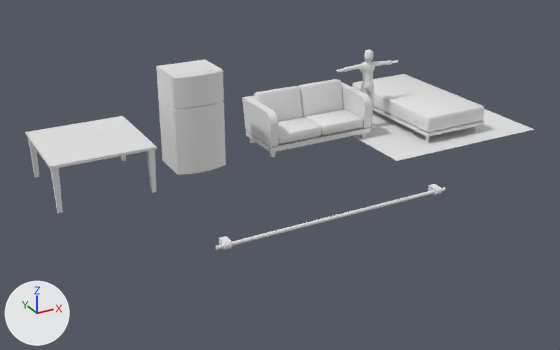
The FBX model Assets/Personal/furniture.fbx, before and after one commit.
Camera for both pictures: a 50 mm camera at (-8.53, -14.18, 6.36) aimed at (-1.13, -0.73, -0.36). Lighting does not change. The marker at lower left points along +X, +Y and +Z. Where no turn or scale is listed for an object, it has been applied to the vertices. Vertices at the same position are counted once.

The first picture shows 'bed_01', 'curtain_pole', 'demo_character_b', 'floor_M', 'fridge_01', 'sofa_01', 'table_01'.
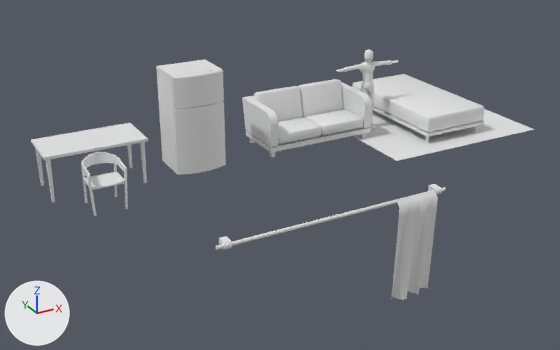
What the commit changed:
me_plane_002 has 40 vertices, 22 faces and spans x -1.0..1.0, y -1.0..1.0, z 0.0..0.95.
me_plane_002 is used by ob_table_01; location (-4.98, -0.07, 0.0).
me_plane_002 part 1: the loose piece of 8 vertices spanning x -1.0..1.0, y -1.0..1.0, z 0.9..0.95 is scaled about its middle by (1, 0.524, 1).
me_plane_002 part 2: the loose piece of 8 vertices spanning x 0.85..0.97, y 0.85..0.97, z 0.0..0.9 is scaled about its middle by (0.619, 0.619, 1), then moved by (0.0, -0.48, 0.0).
me_plane_002 part 3: the loose piece of 8 vertices spanning x -0.97..-0.85, y 0.85..0.97, z 0.0..0.9 is scaled about its middle by (0.619, 0.619, 1), then moved by (0.0, -0.48, 0.0).
me_plane_002 part 4: the loose piece of 8 vertices spanning x 0.85..0.97, y -0.97..-0.85, z 0.0..0.9 is scaled about its middle by (0.619, 0.619, 1), then moved by (0.0, 0.48, 0.0).
me_plane_002 part 5: the loose piece of 8 vertices spanning x -0.97..-0.85, y -0.97..-0.85, z 0.0..0.9 is scaled about its middle by (0.619, 0.619, 1), then moved by (0.0, 0.48, 0.0).
Mesh me_plane_006_1 is new.
It has 40 vertices, 27 faces and spans x -0.46..0.46, y -0.1..0.1, z -1.0..1.16.
Mesh me_plane_007_1 is new.
It has 149 vertices, 109 faces and spans x -0.364..0.364, y -0.29..0.404, z 0.0..0.95.
Object 'curtain_01' (ob_curtain_01) is new; it shows me_plane_006_1.
Its location is (0.2, -3.72, -1.12).
Object 'chair_01' (ob_chair_01) is new; it shows me_plane_007_1.
Its location is (-5.07, -1.19, 0.0).

What differs and where, as boxes [x1, y1, x2, y2] in the pictures (560 x 350 px; the box of a moved part takes in the faces that stretch with it):
'table_01', reshaped (11% narrower, 17% shorter): before [25, 116, 157, 213]; after [31, 123, 148, 203]
'curtain_01', added: after [391, 192, 438, 300]
'chair_01', added: after [81, 152, 128, 216]
part 1 of me_plane_002, moved or reshaped: before [25, 116, 157, 169]; after [31, 123, 148, 160]
part 2 of me_plane_002, moved or reshaped: before [121, 155, 126, 161]; after [127, 144, 133, 168]
part 3 of me_plane_002, moved or reshaped: before [28, 138, 39, 178]; after [35, 148, 44, 186]
part 4 of me_plane_002, moved or reshaped: before [147, 150, 156, 193]; after [140, 142, 147, 183]
part 5 of me_plane_002, moved or reshaped: before [50, 168, 63, 213]; after [46, 159, 55, 203]
